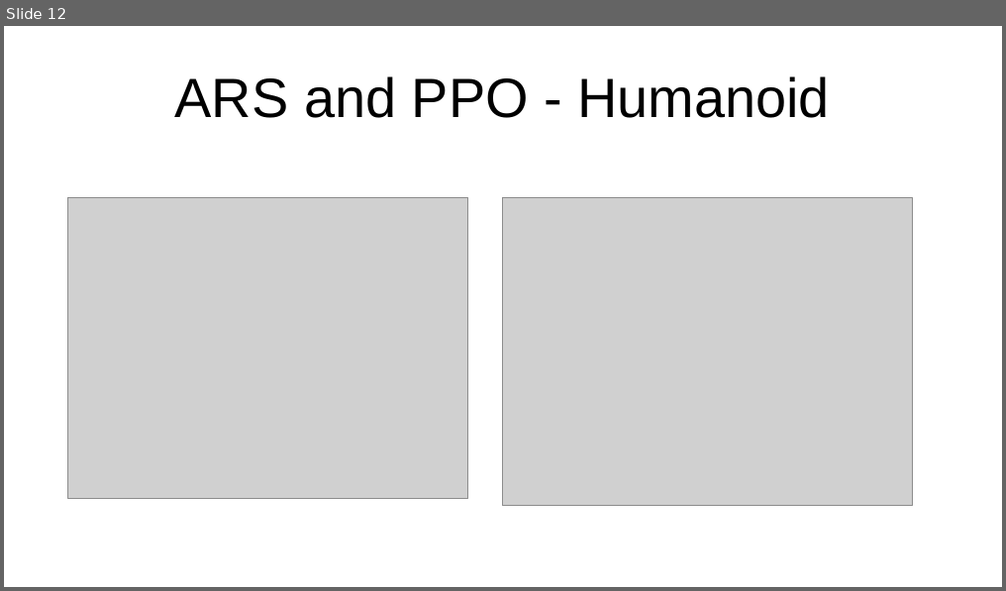
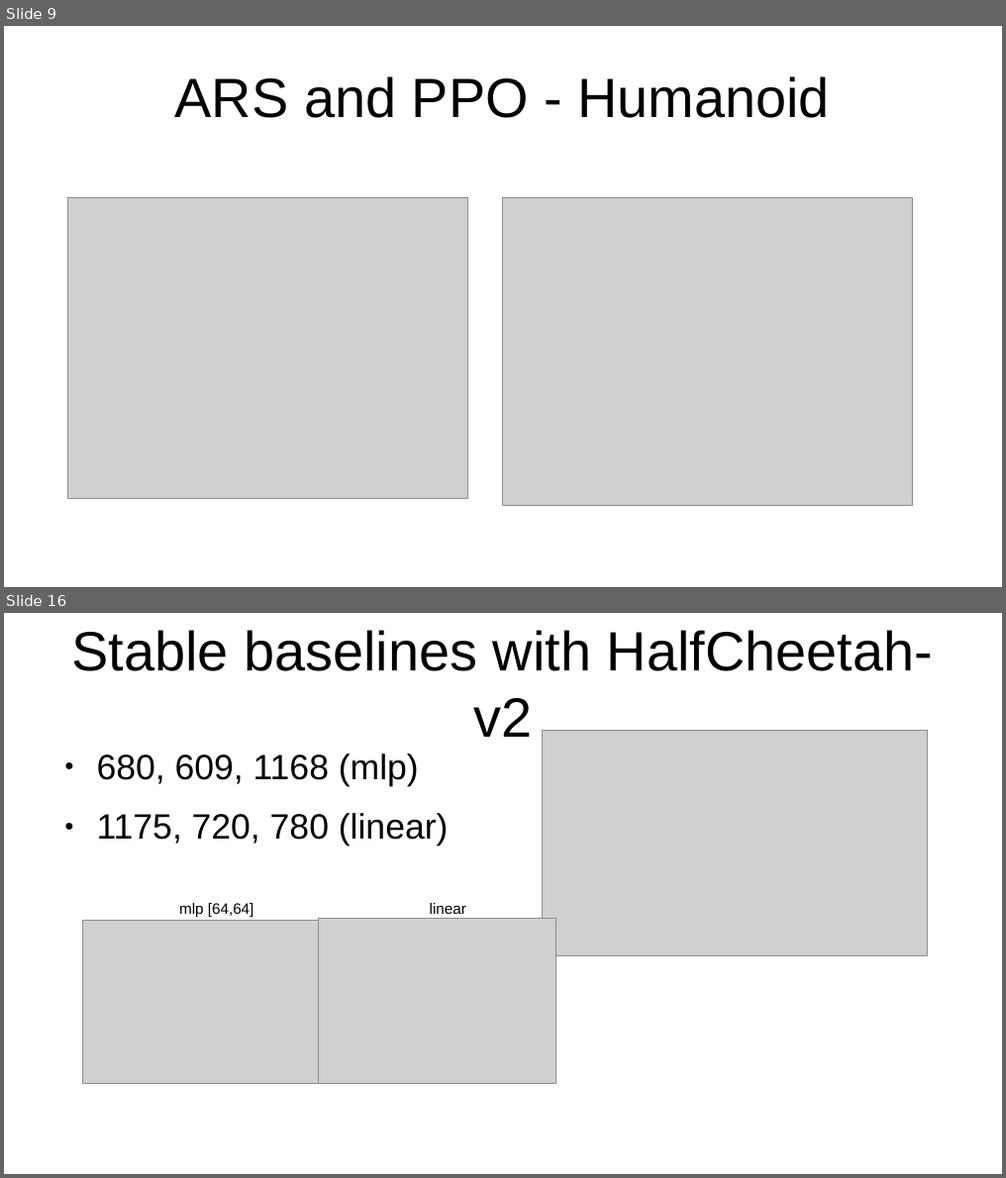
Before and after one commit to sgillen/seagul, a slide deck: seagul/rllib/rllib_with_rbf/Temporary_Results.odp. Shown one above the other, each under a label of ours: slide 12 before the commit, slides 9 and 16 after it; the slides between them are not shown. The pictures are 1006x591 and 1006x1178 pixels, drawn with LibreOffice and Linux fonts; fonts in the diff are those of the drawing; grey boxes stand for pictures. Boxes give left, top, right and bottom in pixels: in the first picture for what was removed or moved away, otherwise in the second. Text is boxed around its words. In the diff, an @@ line names an element or a change of style, - is before the commit and + after.

```diff
--- a/seagul/rllib/rllib_with_rbf/Temporary_Results.odp
+++ b/seagul/rllib/rllib_with_rbf/Temporary_Results.odp
@@ slide 16 added at <box>4,613,1002,1174</box>, background #FFFFFF @@
@@ title added at <box>72,630,933,737</box>, 44 pt, text #000000 @@
+Stable baselines with HalfCheetah-v2
@@ picture added at <box>542,731,928,957</box> @@
@@ text added at <box>97,754,449,847</box>, 28 pt, text #000000 @@
+● 680, 609, 1168 (mlp)
+● 1175, 720, 780 (linear)
@@ text added at <box>179,903,254,917</box>, 12 pt, text #000000 @@
+mlp [64,64]
@@ text added at <box>430,903,466,914</box>, 12 pt, text #000000 @@
+linear
@@ picture added at <box>83,921,330,1084</box> @@
@@ picture added at <box>319,918,556,1084</box> @@
@@ what was slide 12 is now slide 9 @@
```
Also in this commit, not shown: 4 slides changed, 9 other slides added, 3 slides removed, 34 other files.
